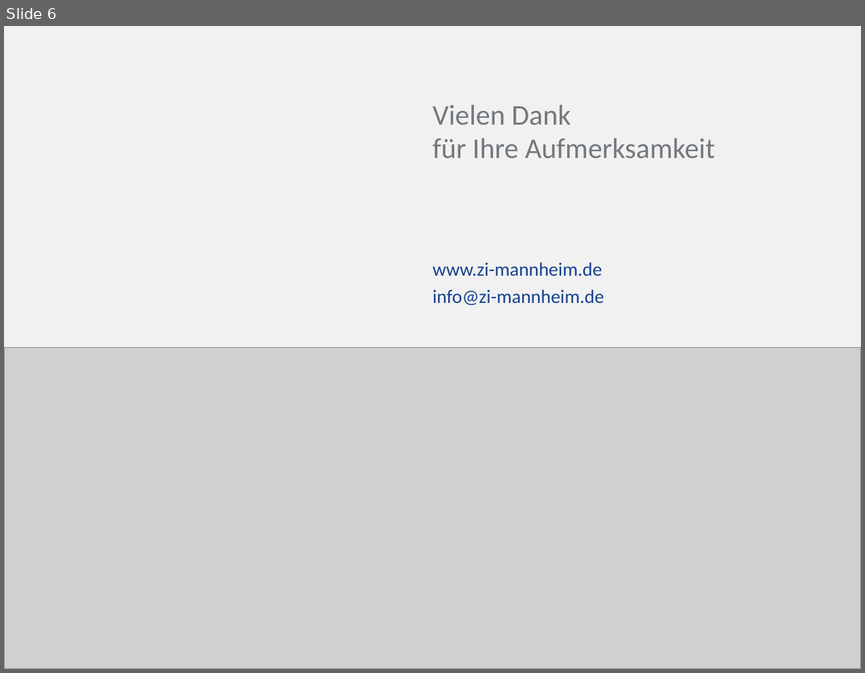
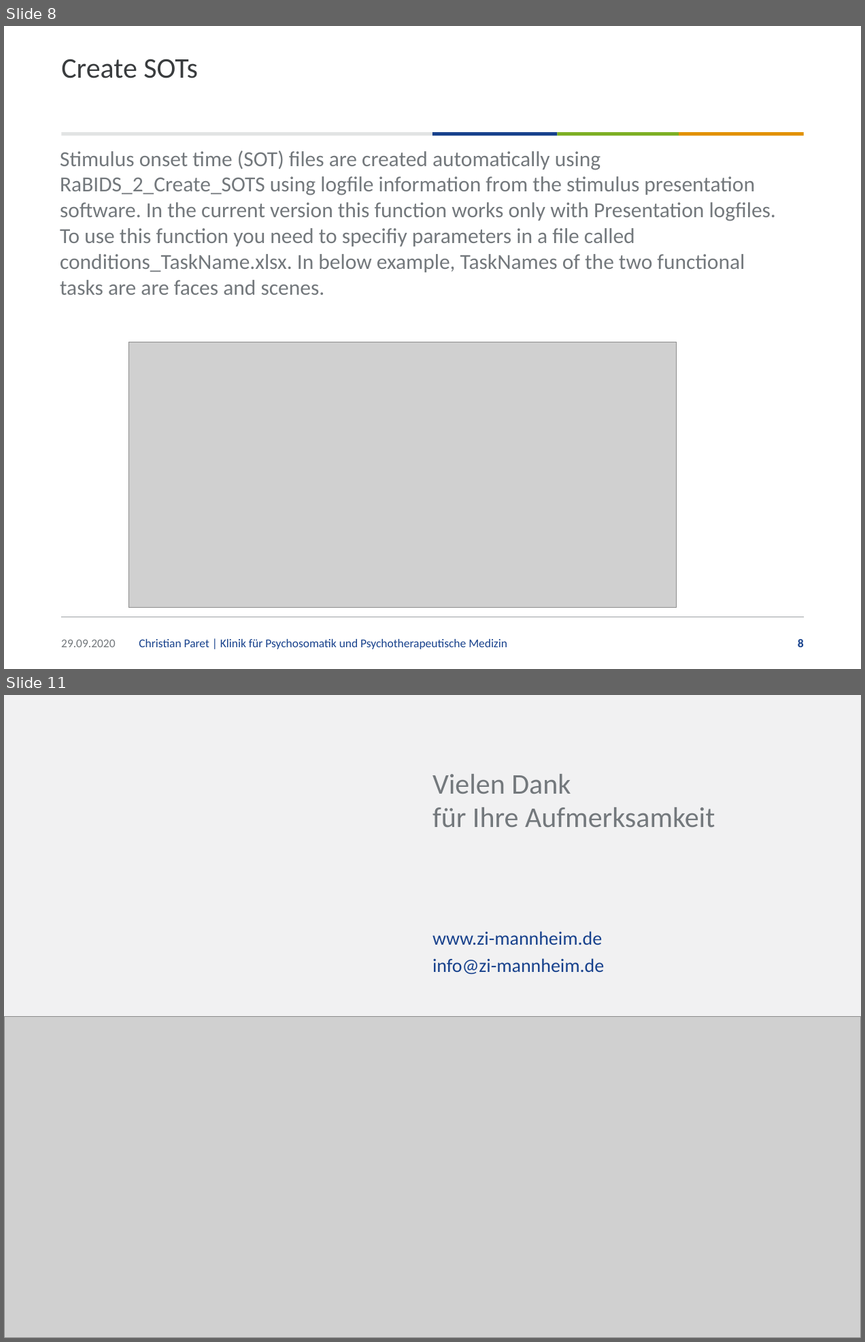
Before and after one commit to christianparet/RaBIDS, a slide deck: manuals/Introduction to RaBIDS.pptx. Shown one above the other, each under a label of ours: slide 6 before the commit, slides 8 and 11 after it; the slides between them are not shown. The pictures are 865x673 and 865x1342 pixels, drawn with LibreOffice and Linux fonts; fonts in the diff are those of the drawing; grey boxes stand for pictures; background and template pictures are left out. Boxes give left, top, right and bottom in pixels: in the first picture for what was removed or moved away, otherwise in the second. Text is boxed around its words. In the diff, an @@ line names an element or a change of style, - is before the commit and + after.

```diff
--- a/manuals/Introduction to RaBIDS.pptx
+++ b/manuals/Introduction to RaBIDS.pptx
@@ slide 8 added at (x1=4, y1=26, x2=861, y2=669), background #FFFFFF @@
@@ title added at (x1=61, y1=59, x2=198, y2=78), 24 pt, text #3A3C3E @@
+Create SOTs
@@ group added at (x1=61, y1=132, x2=804, y2=616): 4 rectangles, 1 line @@
@@ text added at (x1=60, y1=150, x2=776, y2=295), 18 pt, text #73787C @@
+Stimulus onset time (SOT) files are created automatically using RaBIDS_2_Create_SOTS using logfile information from the stimulus presentation software. In the current version this function works only with Presentation logfiles.
+To use this function you need to specifiy parameters in a file called conditions_TaskName.xlsx. In below example, TaskNames of the two functional tasks are are faces and scenes.
@@ picture added at (x1=129, y1=342, x2=677, y2=607) @@
@@ text added at (x1=61, y1=639, x2=115, y2=647), 10 pt, text #73787C @@
+29.09.2020
@@ text added at (x1=139, y1=639, x2=507, y2=649), 10 pt, text #17418C @@
+Christian Paret | Klinik für Psychosomatik und Psychotherapeutische Medizin
@@ page number added at (x1=798, y1=639, x2=804, y2=647), 10 pt, text #17418C, bold @@
+8
@@ what was slide 6 is now slide 11 @@
```
Also in this commit, not shown: 4 slides changed, 4 other slides added, 1 other file.
